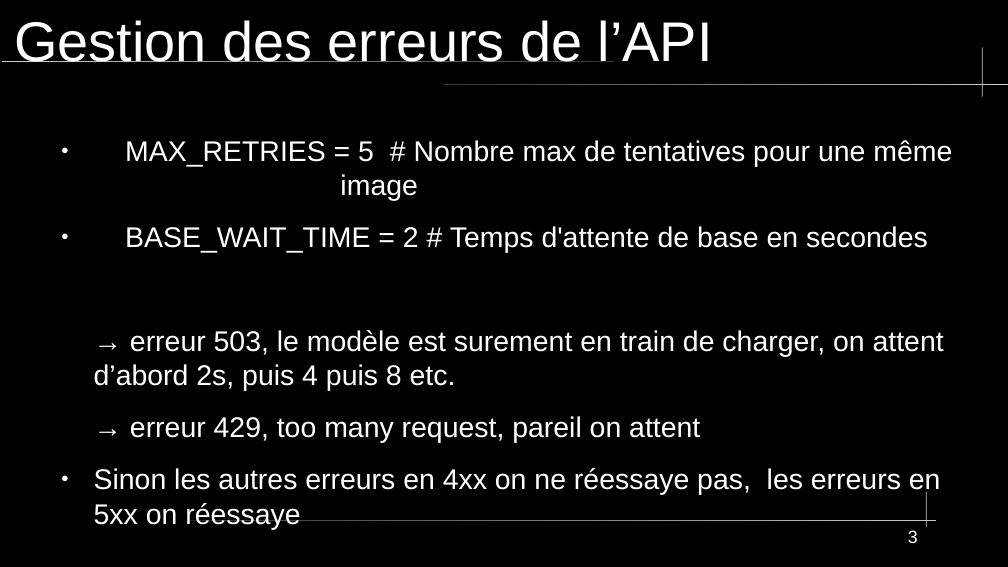
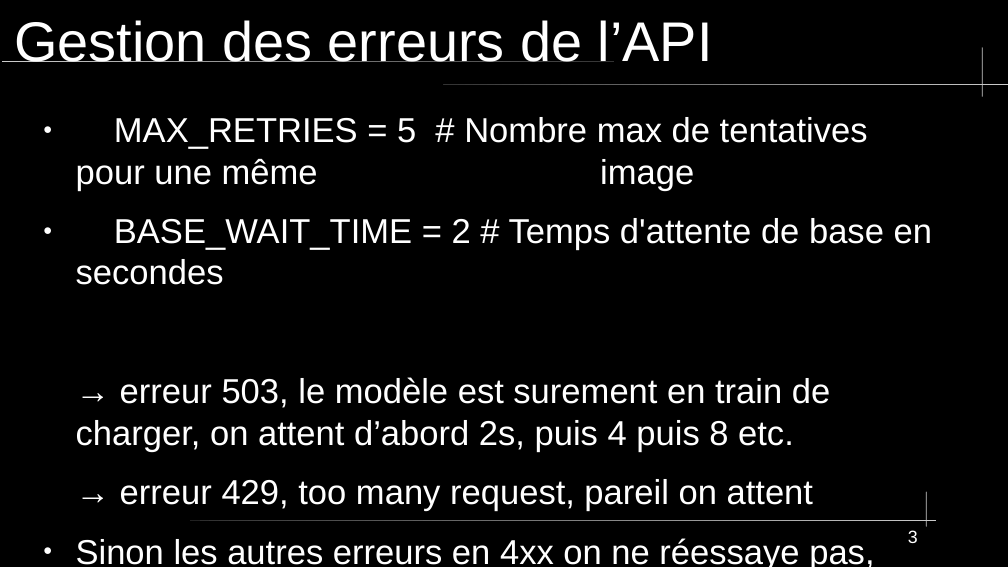
Before and after one commit to Apinsun/Projet2, a slide deck: slide 3 of Sans nom 1presentation.odp. Drawn at 1008x567 pixels with LibreOffice and Linux fonts; fonts in the diff are those of the drawing. Boxes give left, top, right and bottom in pixels: in the first picture for what was removed or moved away, otherwise in the second. Text is boxed around its words. In the diff, an @@ line names an element or a change of style, - is before the commit and + after.

```diff
--- a/Sans nom 1presentation.odp
+++ b/Sans nom 1presentation.odp
@@ text "MAX_RETRIES = 5 # Nombre ...": place and size @@
-text "MAX_RETRIES = 5 # Nombre ..." at (94,140,952,529)
+text "MAX_RETRIES = 5 # Nombre ..." at (76,117,932,567)
@@ text "MAX_RETRIES = 5 # Nombre ..." at (76,117,932,567): size 22.4 to 27.2 pt @@
```
Also in this commit, not shown: 1 slide added, 1 other file.
